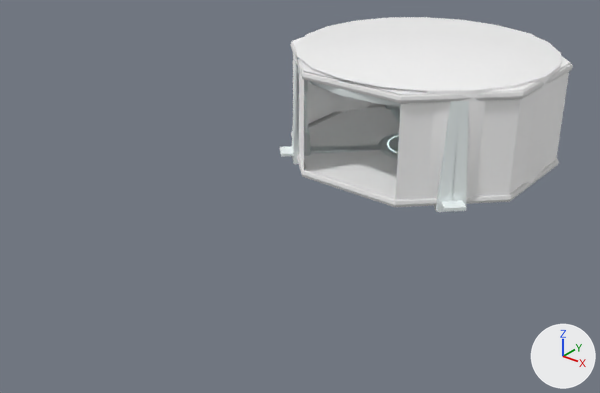
The glTF model finalshow/src/assets/3D_models/roomprojects/HUB.glb as it was, and as the next commit left it.
Both versions are drawn from a camera (50 mm lens) standing at (198.0, -341.0, 158.0) and looking at (-5.0, -87.0, 1.0). Every picture has the same lights, and +X, +Y and +Z are marked at lower right. Where no turn or scale is listed for an object, it has been applied to the vertices. Vertices at the same position are counted once.
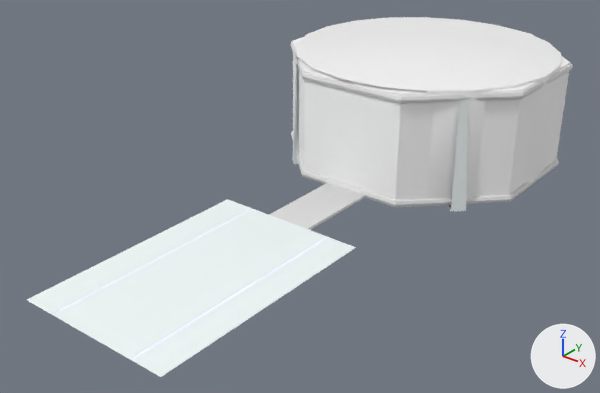
The edits, one by one:
me_cylinder is used by ob_cylinder; location (0.5, 2.0, 21.9); rotation (0.0, 0.0, -0.396), in degrees (0, 0, -23); scale (-66.8, -66.8, -24.8).
me_cylinder had 16 vertices, 26 faces and spanned x -1.0..1.0, y -1.0..1.0, z -1.0..1.0.
me_cylinder no longer uses material mat_material (white #ffffff).
me_cylinder now has 20 vertices, 36 faces and spans x -1.0..1.0, y -1.0..1.0, z -1.0..1.0.
Part 1, on me_cylinder:
12 faces are deleted.
4 vertices are added at (0.35, -0.85, -1.0), (0.35, -0.85, 1.0), (-0.35, 0.85, 1.0), (-0.35, 0.85, -1.0).
22 new faces join them.
me_cylinder now uses material mat_glass (white #ffffff).
me_cube_063 is used by ob_cube_036; location (0.5, 2.1, -3.4).
me_cube_063 had 84 vertices, 136 faces and spanned x -54.3..-12.7, y -52.5..-12.1, z -0.3..1.2.
me_cube_063 now has 36 vertices, 54 faces and spans x -42.4..-14.5, y -38.1..-12.1, z -0.2..1.1.
me_cube_063 part 2: the loose piece of 42 vertices spanning x -51.1..-12.7, y -52.5..-13.9, z -0.3..1.2 is deleted.
Part 3, on me_cube_063:
6 vertices are removed from x -54.3..-50.8, y -49.1..-45.5, z -0.3..1.2.
14 faces are deleted.
me_cube_069 is used by ob_cube_042; location (0.5, 2.1, -3.4).
me_cube_069 had 84 vertices, 136 faces and spanned x 12.1..52.5, y -54.3..-12.7, z -0.3..1.2.
me_cube_069 now has 36 vertices, 54 faces and spans x 12.1..38.1, y -42.4..-14.5, z -0.2..1.1.
me_cube_069 part 4: the loose piece of 42 vertices spanning x 13.9..52.5, y -51.1..-12.7, z -0.3..1.2 is deleted.
Part 5, on me_cube_069:
6 vertices are removed from x 45.5..49.1, y -54.3..-50.8, z -0.3..1.2.
14 faces are deleted.
Mesh me_cube_002 is new.
It is a box spanning x -1.0..1.0, y -1.0..1.0, z -1.0..1.0.
Mesh me_beziercurve_001 is new.
It has 1434 vertices, 2764 faces and spans x -0.3..0.2, y -103.5..0.2, z -0.2..0.2.
It uses material mat_bleuled (white #ffffff).
Mesh me_beziercurve is new.
It has 1354 vertices, 2602 faces and spans x -0.3..0.2, y -103.5..-0.1, z -0.2..0.2.
It uses material mat_bleuled (white #ffffff).
Mesh me_cube is new.
It has 32 vertices, 60 faces and spans x -34.8..34.8, y -52.2..52.2, z -1.5..0.4.
It uses material mat_aryclic (white #f7ffff).
Object 'Cube.003' (ob_cube_003) is new; it shows me_cube_002.
Its location is (-0.3, -87.5, -4.3).
Its scale is (-10.5, -27.3, -0.576).
Object 'BezierCurve.001' (ob_beziercurve_001) is new; it shows me_beziercurve_001.
Its location is (21.0, -102.8, -3.7).
Object 'BezierCurve' (ob_beziercurve) is new; it shows me_beziercurve.
Its location is (-19.8, -102.8, -3.7).
Object 'Cube' (ob_cube) is new; it shows me_cube.
Its location is (0.2, -154.5, -3.9).

Changed parts and their boxes [x1, y1, x2, y2] in the pictures (600 x 393 px):
'Cube', added
    after: [27, 199, 356, 377]
'Cube.003', added
    after: [269, 183, 365, 230]
'Cube.036', reshaped (not visible afterwards)
    before: [280, 145, 381, 157]
'Cube.042', reshaped (not visible afterwards)
    before: [441, 201, 467, 211]
'BezierCurve.001', added
    after: [131, 238, 326, 360]
'BezierCurve', added
    after: [53, 210, 250, 314]
part 1 of me_cylinder, built on
    before: [293, 33, 570, 199]
    after: [293, 33, 570, 200]
part 2 of me_cube_063, deleted
    before: [280, 147, 381, 157]
part 3 of me_cube_063, deleted
    before: [280, 146, 312, 150]
part 4 of me_cube_069, deleted
    before: [451, 201, 467, 211]
part 5 of me_cube_069, deleted
    before: [441, 201, 456, 211]
